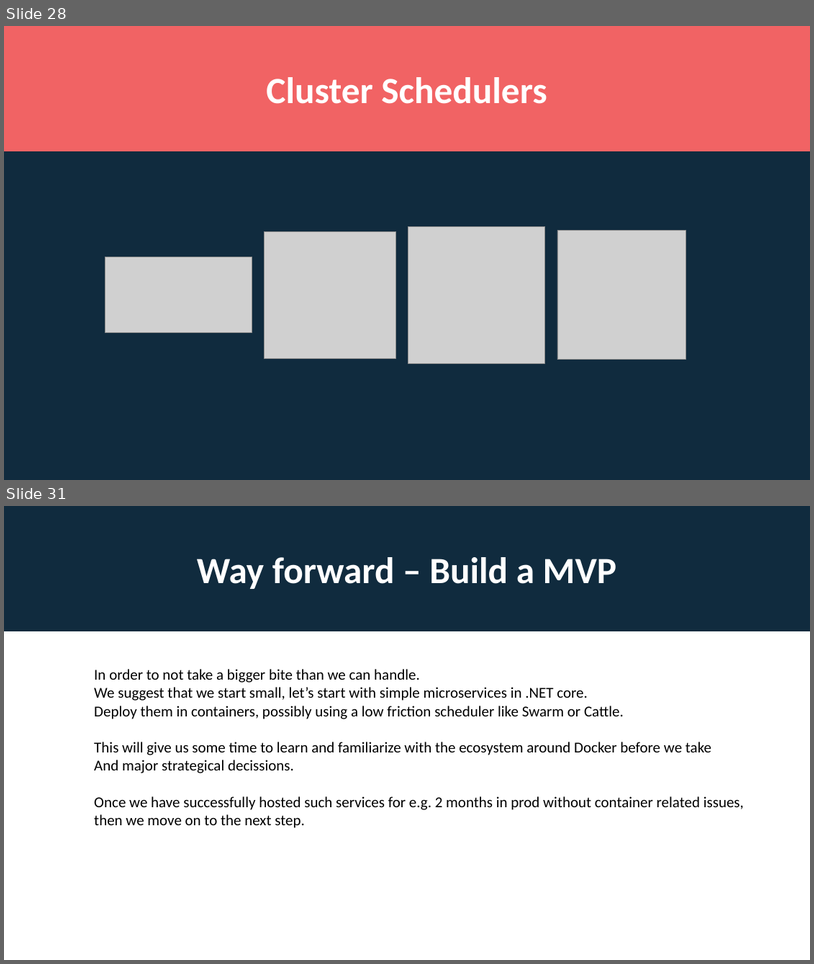
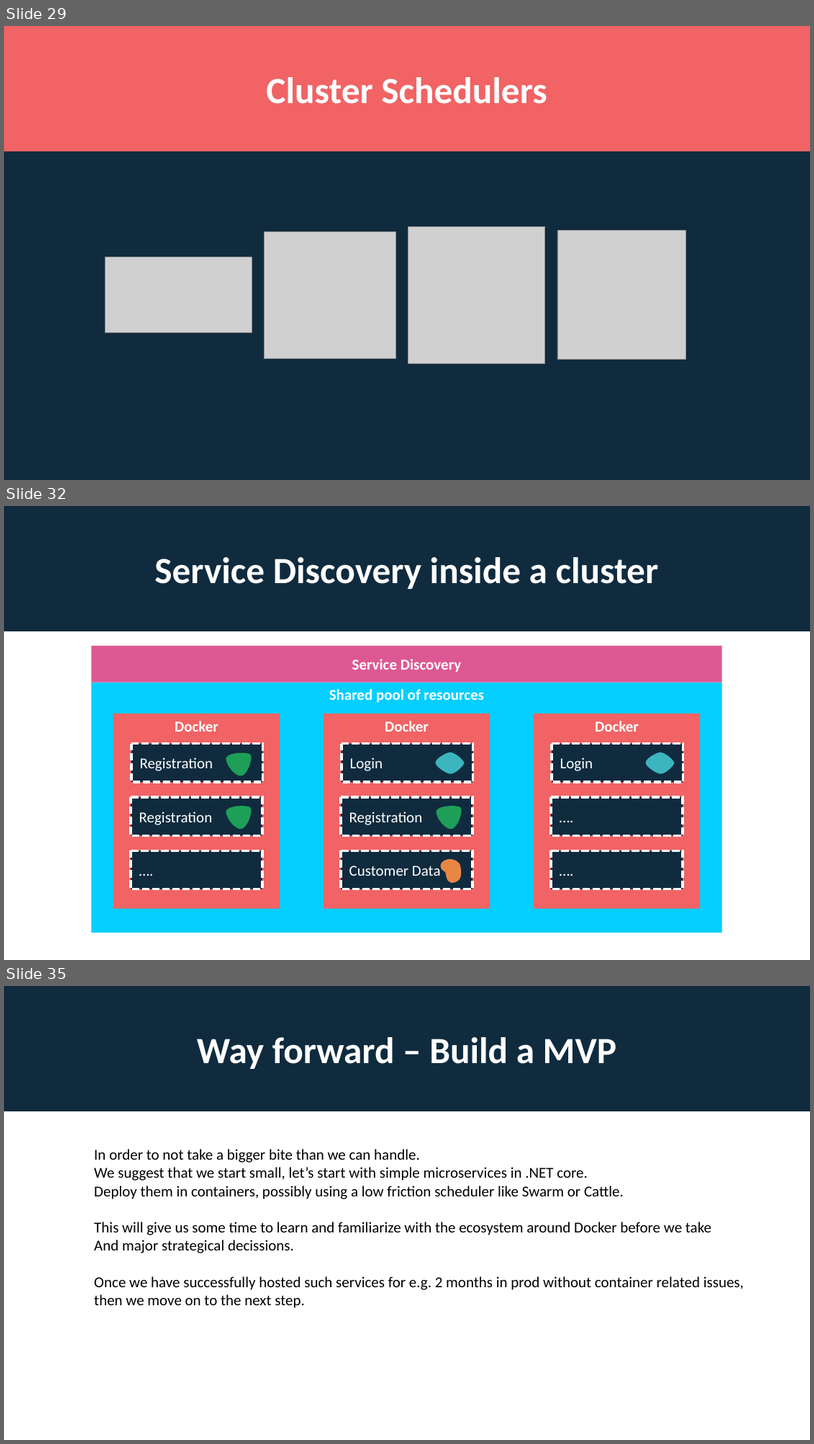
Before and after one commit to rogeralsing/Presentations, a slide deck: Docker/docker.pptx. Shown one above the other, each under a label of ours: slides 28 and 31 before the commit, slides 29, 32 and 35 after it; the slides between them are not shown. The pictures are 814x964 and 814x1444 pixels, drawn with LibreOffice and Linux fonts; fonts in the diff are those of the drawing; grey boxes stand for pictures. Boxes give left, top, right and bottom in pixels: in the first picture for what was removed or moved away, otherwise in the second. Text is boxed around its words. In the diff, an @@ line names an element or a change of style, - is before the commit and + after.

```diff
--- a/Docker/docker.pptx
+++ b/Docker/docker.pptx
@@ slide 32 added at bbox=[4, 506, 810, 960], background #FFFFFF @@
@@ rectangle added at bbox=[4, 506, 810, 631], fill #102B3E, 44 pt, text #FFFFFF, bold @@
+Service Discovery inside a cluster
@@ rounded rectangle added at bbox=[92, 646, 723, 682], fill #DD5893, 18 pt, text #FFFFFF, bold @@
+Service Discovery
@@ rectangle added at bbox=[92, 682, 723, 932], fill #05CFFF, 18 pt, text #FFFFFF, bold @@
+Shared pool of resources
@@ rectangle added at bbox=[113, 713, 280, 908], fill #F16364, 18 pt, text #FFFFFF, bold @@
+Docker
@@ rectangle added at bbox=[324, 713, 491, 908], fill #F16364, 18 pt, text #FFFFFF, bold @@
+Docker
@@ rectangle added at bbox=[534, 713, 701, 908], fill #F16364, 18 pt, text #FFFFFF, bold @@
+Docker
@@ rounded rectangle added at bbox=[131, 744, 263, 782], fill #102B3E, outline #FFFFFF 3 pt dashed, 18 pt, text #FFFFFF @@
+Registration
@@ freeform shape added at bbox=[226, 751, 254, 777], fill #1D9F58 @@
@@ rounded rectangle added at bbox=[342, 744, 473, 782], fill #102B3E, outline #FFFFFF 3 pt dashed, 18 pt, text #FFFFFF @@
+Login
@@ freeform shape added at bbox=[434, 747, 466, 779], fill #3DB5BE @@
@@ rounded rectangle added at bbox=[552, 744, 684, 782], fill #102B3E, outline #FFFFFF 3 pt dashed, 18 pt, text #FFFFFF @@
+Login
@@ freeform shape added at bbox=[645, 747, 676, 779], fill #3DB5BE @@
@@ rounded rectangle added at bbox=[131, 797, 262, 836], fill #102B3E, outline #FFFFFF 3 pt dashed, 18 pt, text #FFFFFF @@
+Registration
@@ freeform shape added at bbox=[226, 804, 254, 830], fill #1D9F58 @@
@@ rounded rectangle added at bbox=[341, 797, 472, 836], fill #102B3E, outline #FFFFFF 3 pt dashed, 18 pt, text #FFFFFF @@
+Registration
@@ freeform shape added at bbox=[435, 804, 464, 830], fill #1D9F58 @@
@@ rounded rectangle added at bbox=[551, 797, 683, 836], fill #102B3E, outline #FFFFFF 3 pt dashed, 18 pt, text #FFFFFF @@
+….
@@ rounded rectangle added at bbox=[131, 850, 262, 889], fill #102B3E, outline #FFFFFF 3 pt dashed, 18 pt, text #FFFFFF @@
+….
@@ rounded rectangle added at bbox=[341, 850, 472, 889], fill #102B3E, outline #FFFFFF 3 pt dashed, 18 pt, text #FFFFFF @@
+Customer Data
@@ rounded rectangle added at bbox=[551, 850, 683, 889], fill #102B3E, outline #FFFFFF 3 pt dashed, 18 pt, text #FFFFFF @@
+….
@@ freeform shape added at bbox=[438, 854, 467, 885], fill #E88744 @@
@@ what was slide 28 is now slide 29 @@
@@ what was slide 31 is now slide 35 @@
```
Also in this commit, not shown: 4 slides changed, 3 other slides added.
